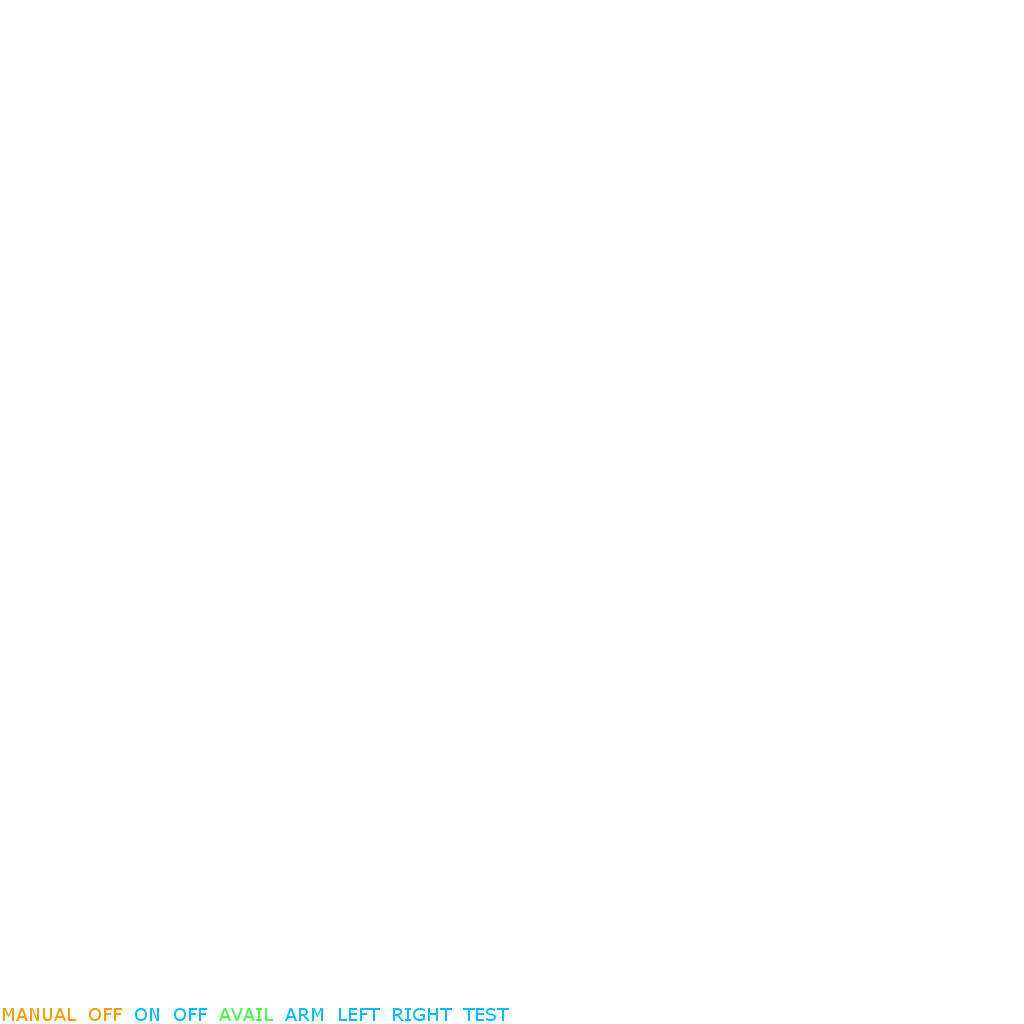
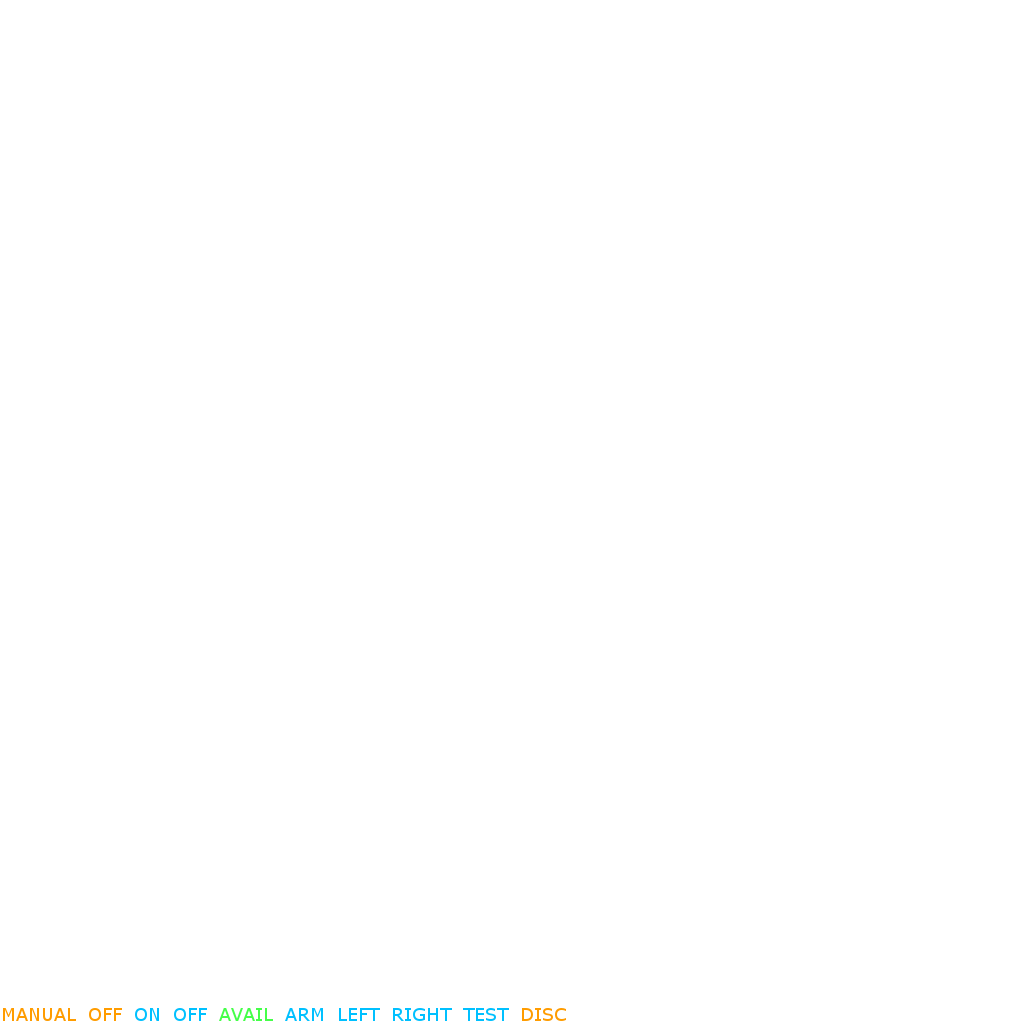
Layer changes from the first 1024x1024 image to the second:
painted on "MANUAL OFF ON OFF AVAIL A..." over (522, 1008, 566, 1021)
